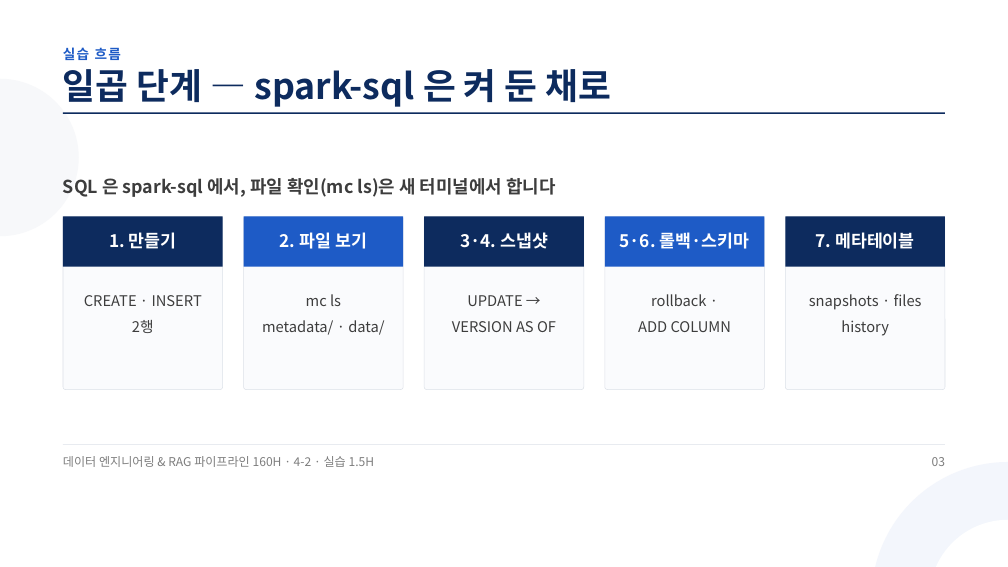
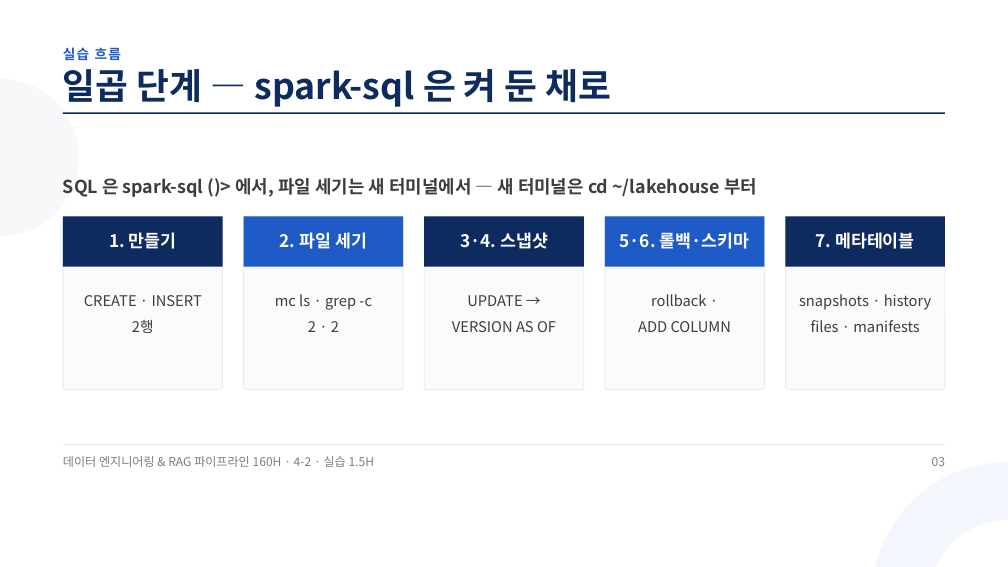
Before and after one commit to aebonlee/materials, a slide deck: slide 3 of data-eng/decks/w4d2s3.pptx. Drawn at 1008x567 pixels with LibreOffice and Linux fonts; fonts in the diff are those of the drawing. Boxes give left, top, right and bottom in pixels: in the first picture for what was removed or moved away, otherwise in the second. Text is boxed around its words. In the diff, an @@ line names an element or a change of style, - is before the commit and + after.

Commit message:
data-eng 4-2 캡처 21장 · 덱 5(실습점검 신설) — 2026-10-15 실측

```diff
--- a/data-eng/decks/w4d2s3.pptx
+++ b/data-eng/decks/w4d2s3.pptx
@@ text at (63, 178, 757, 197): text changed @@
-SQL 은 spark-sql 에서, 파일 확인(mc ls)은 새 터미널에서 합니다
+SQL 은 spark-sql ()> 에서, 파일 세기는 새 터미널에서 — 새 터미널은 cd ~/lakehouse 부터
@@ text at (280, 232, 367, 249): text changed @@
-2. 파일 보기
+2. 파일 세기
@@ text at (275, 294, 372, 332): text changed @@
-mc ls
-metadata/ · data/
+mc ls · grep -c
+2 · 2
@@ text at (799, 294, 932, 332): text changed @@
-snapshots · files
-history
+snapshots · history
+files · manifests
```
Also in this commit, not shown: 9 other slides changed, 32 other files.
